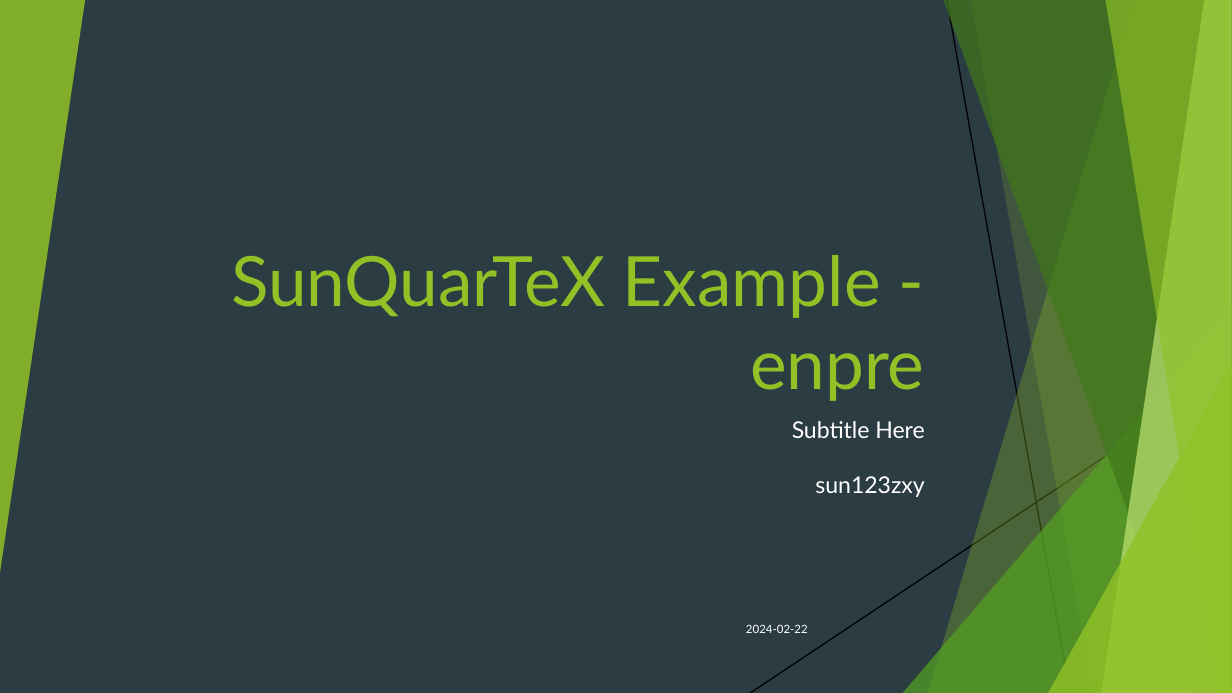
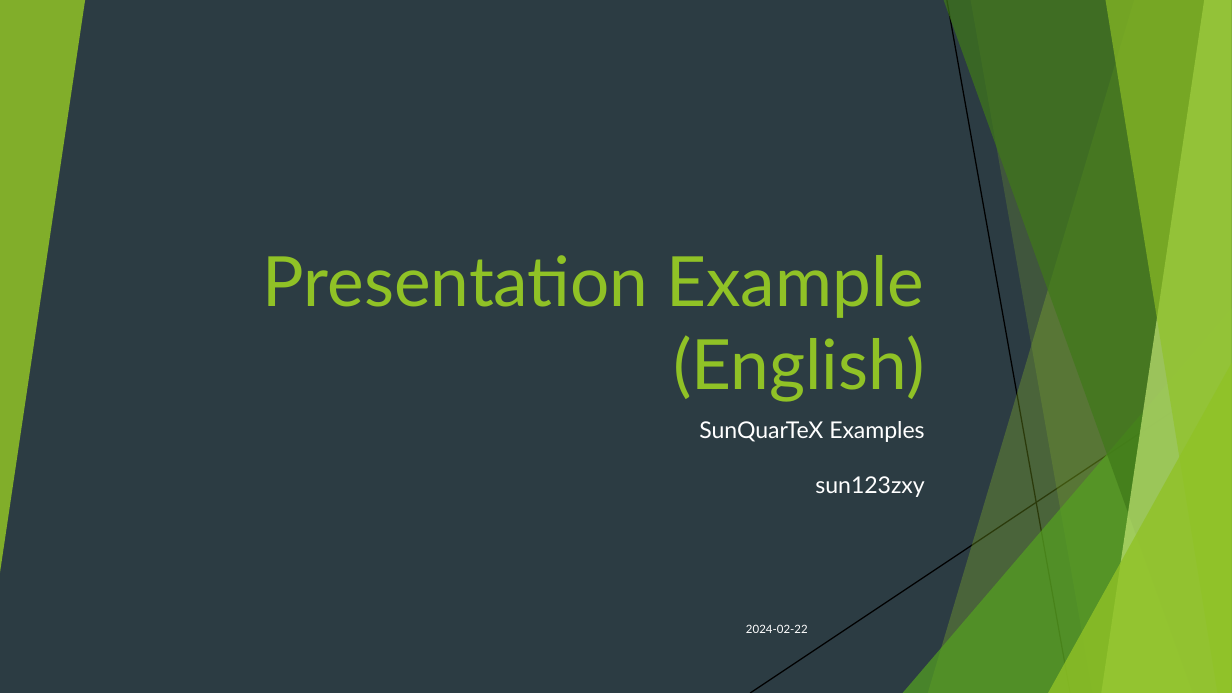
Before and after one commit to sun123zxy/sunquartex, a slide deck: slide 1 of examples/enpre.pptx. Drawn at 1232x693 pixels with LibreOffice and Linux fonts; fonts in the diff are those of the drawing. Boxes give left, top, right and bottom in pixels: in the first picture for what was removed or moved away, otherwise in the second. Text is boxed around its words. In the diff, an @@ line names an element or a change of style, - is before the commit and + after.

```diff
--- a/examples/enpre.pptx
+++ b/examples/enpre.pptx
@@ title at (x1=263, y1=255, x2=924, y2=402): text changed @@
-SunQuarTeX Example - enpre
+Presentation Example (English)
@@ subtitle at (x1=699, y1=421, x2=924, y2=497): text changed @@
-Subtitle Here
-sun123zxy
+SunQuarTeX Examples
+sun123zxy
```
Also in this commit, not shown: 40 other files.
